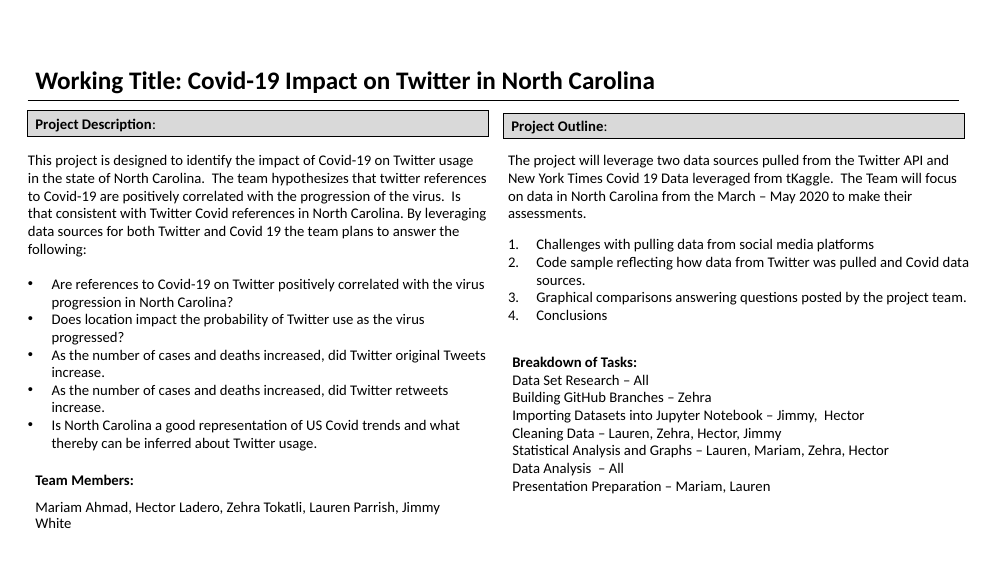
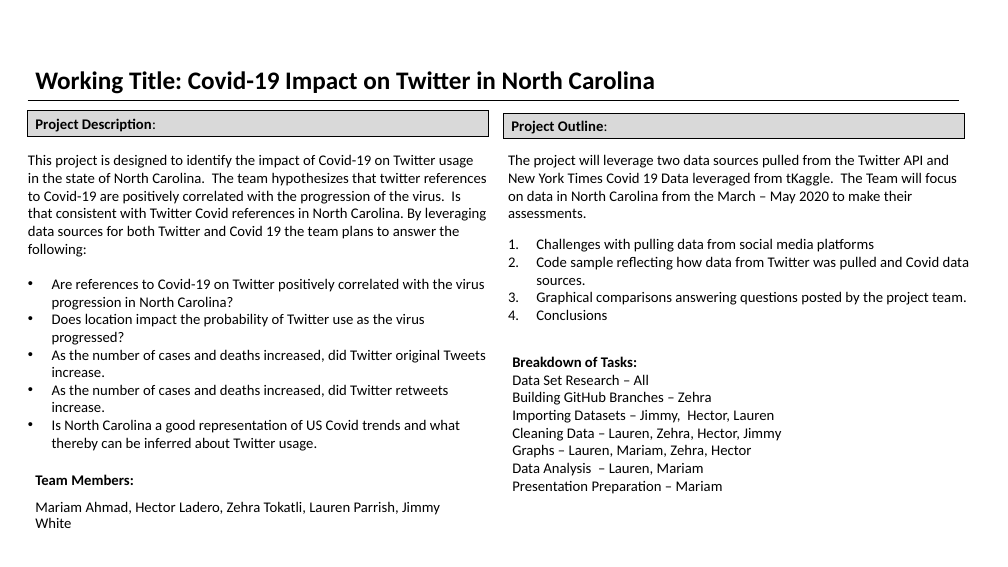
Before and after one commit to znurtokatli/COVID19TweetsDataAnalyzer, a slide deck: slide 1 of Project Proposal .pptx. Drawn at 1008x567 pixels with LibreOffice and Linux fonts; fonts in the diff are those of the drawing. Boxes give left, top, right and bottom in pixels: in the first picture for what was removed or moved away, otherwise in the second. Text is boxed around its words. In the diff, an @@ line names an element or a change of style, - is before the commit and + after.

```diff
--- a/Project Proposal .pptx
+++ b/Project Proposal .pptx
@@ text at [512, 410, 774, 423]: text changed @@
-Importing Datasets into Jupyter Notebook – Jimmy, Hector
+Importing Datasets – Jimmy, Hector, Lauren
@@ text at [512, 444, 751, 494]: text changed @@
-Statistical Analysis and Graphs – Lauren, Mariam, Zehra, Hector
-Data Analysis – All
-Presentation Preparation – Mariam, Lauren
+Graphs – Lauren, Mariam, Zehra, Hector
+Data Analysis – Lauren, Mariam
+Presentation Preparation – Mariam
```
Also in this commit, not shown: 6 other files.
